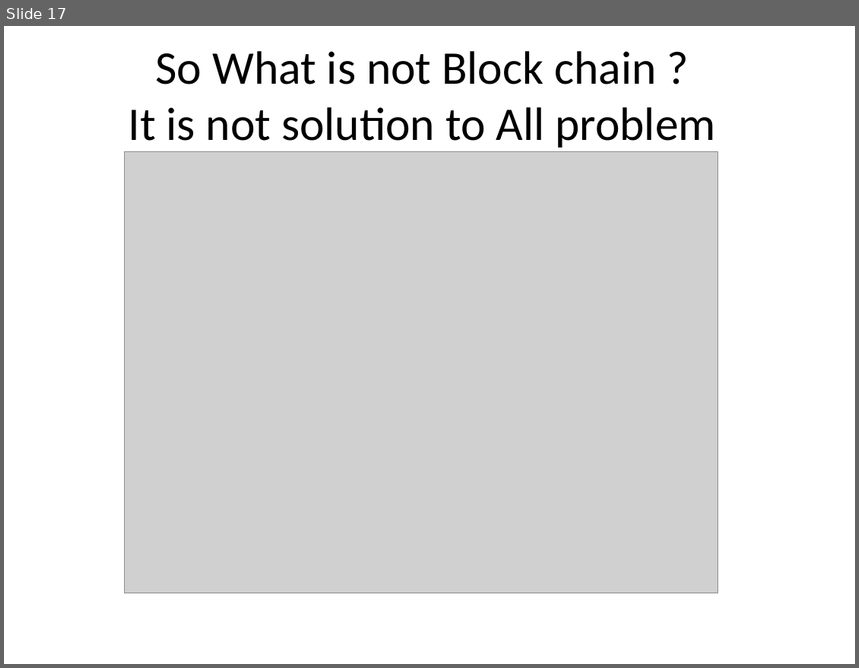
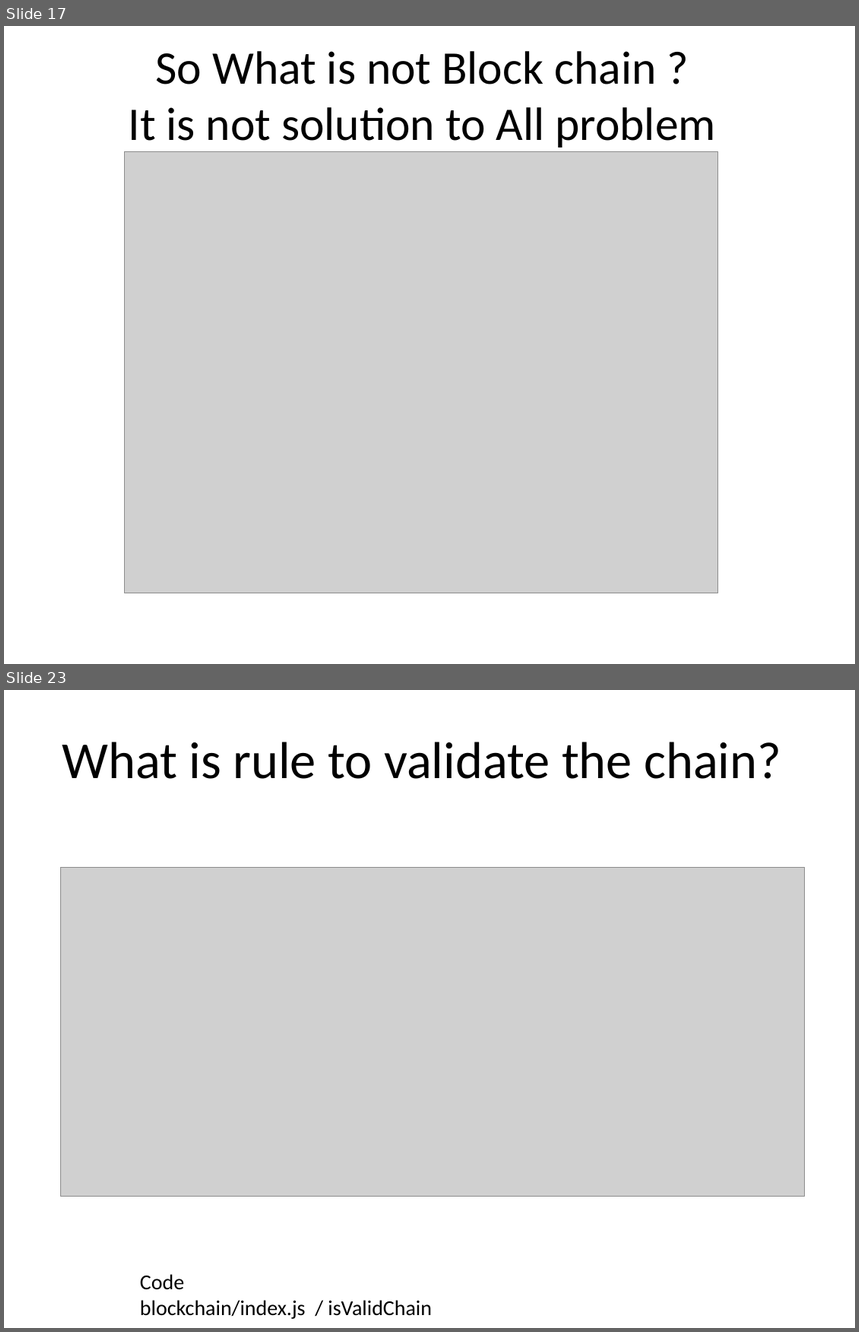
Before and after one commit to AvinashTiwari/BlockChain, a slide deck: sf-chain/BlockChainPresentation.pptx. Shown one above the other, each under a label of ours: slide 17 before the commit, slides 17 and 23 after it; the slides between them are not shown. The pictures are 859x668 and 859x1332 pixels, drawn with LibreOffice and Linux fonts; fonts in the diff are those of the drawing; grey boxes stand for pictures. Boxes give left, top, right and bottom in pixels: in the first picture for what was removed or moved away, otherwise in the second. Text is boxed around its words. In the diff, an @@ line names an element or a change of style, - is before the commit and + after.

```diff
--- a/sf-chain/BlockChainPresentation.pptx
+++ b/sf-chain/BlockChainPresentation.pptx
@@ slide 23 added at <box>4,690,855,1328</box>, background #FFFFFF @@
@@ title added at <box>62,742,781,779</box>, 44 pt, text #000000 @@
+What is rule to validate the chain?
@@ picture added at <box>61,867,805,1195</box> @@
@@ text added at <box>140,1274,432,1319</box>, 18 pt, text #000000 @@
+Code
+blockchain/index.js / isValidChain
```
Also in this commit, not shown: 1 slide changed, 22 other slides added.
